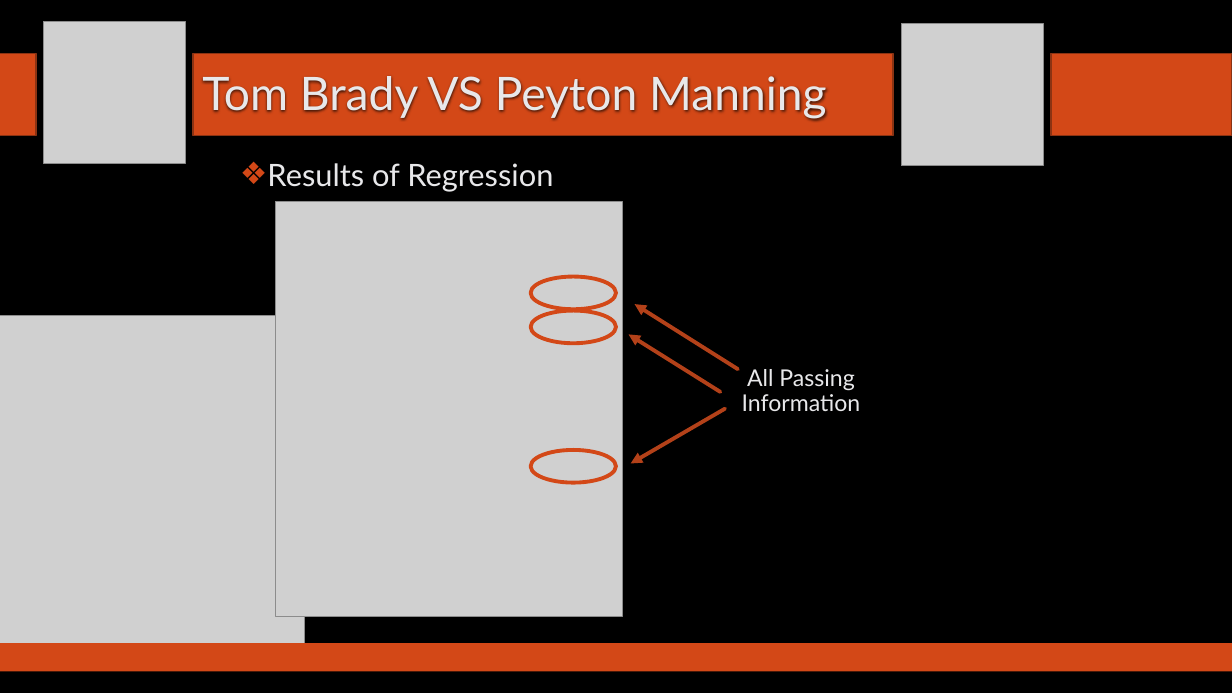
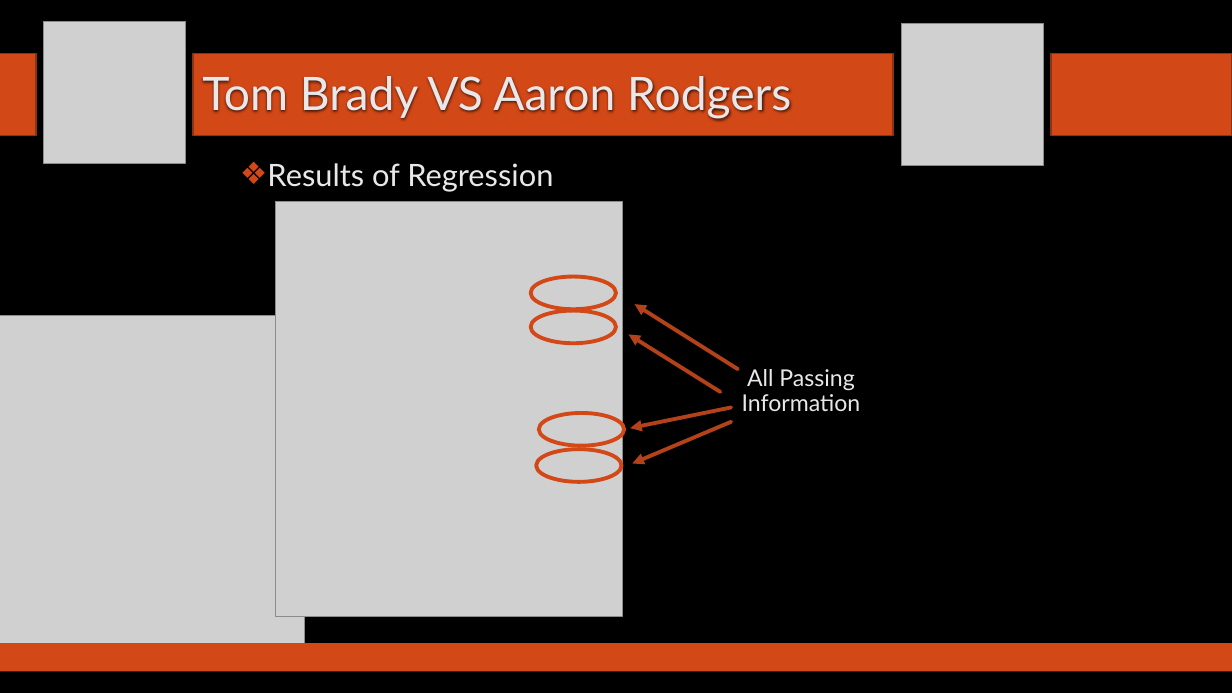
Before and after one commit to SuperMarioGiacomazzo/STOR538_WEBSITE, a slide deck: slide 8 of Slides/Football 2/Footballl_2_Lecture.pptx. Drawn at 1232x693 pixels with LibreOffice and Linux fonts; fonts in the diff are those of the drawing; grey boxes stand for pictures; background and template pictures are left out. Boxes give left, top, right and bottom in pixels: in the first picture for what was removed or moved away, otherwise in the second. Text is boxed around its words. In the diff, an @@ line names an element or a change of style, - is before the commit and + after.

```diff
--- a/Slides/Football 2/Footballl_2_Lecture.pptx
+++ b/Slides/Football 2/Footballl_2_Lecture.pptx
@@ title at bbox=[202, 76, 791, 119]: text changed @@
-Tom Brady VS Peyton Manning
+Tom Brady VS Aaron Rodgers
@@ ellipse: place and size @@
-ellipse at bbox=[531, 450, 616, 482]
+ellipse at bbox=[539, 413, 624, 445]
@@ arrow moved from (726, 409) - (631, 464) to (731, 408) - (630, 428) @@
@@ ellipse added at bbox=[536, 449, 621, 482], outline #D34817 3 pt @@
@@ arrow added from (731, 421) to (632, 464), #B4421A 3 pt @@
```
Also in this commit, not shown: 4 other slides changed, 1 slide added, 3 other files.
